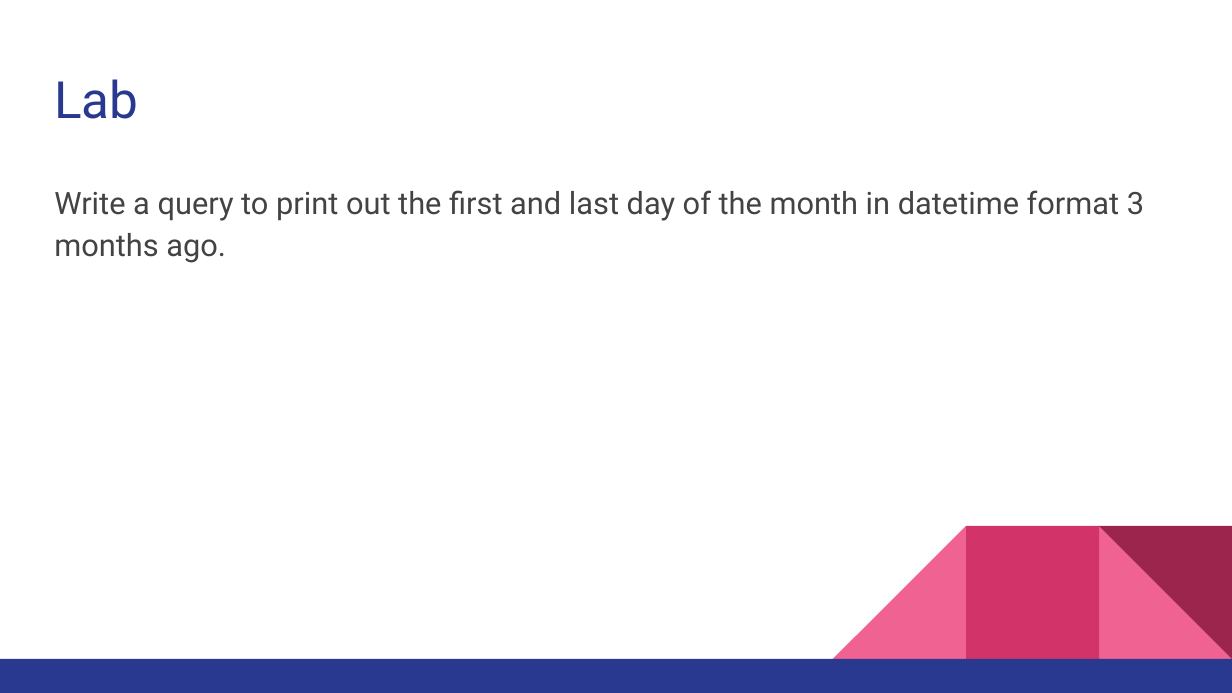
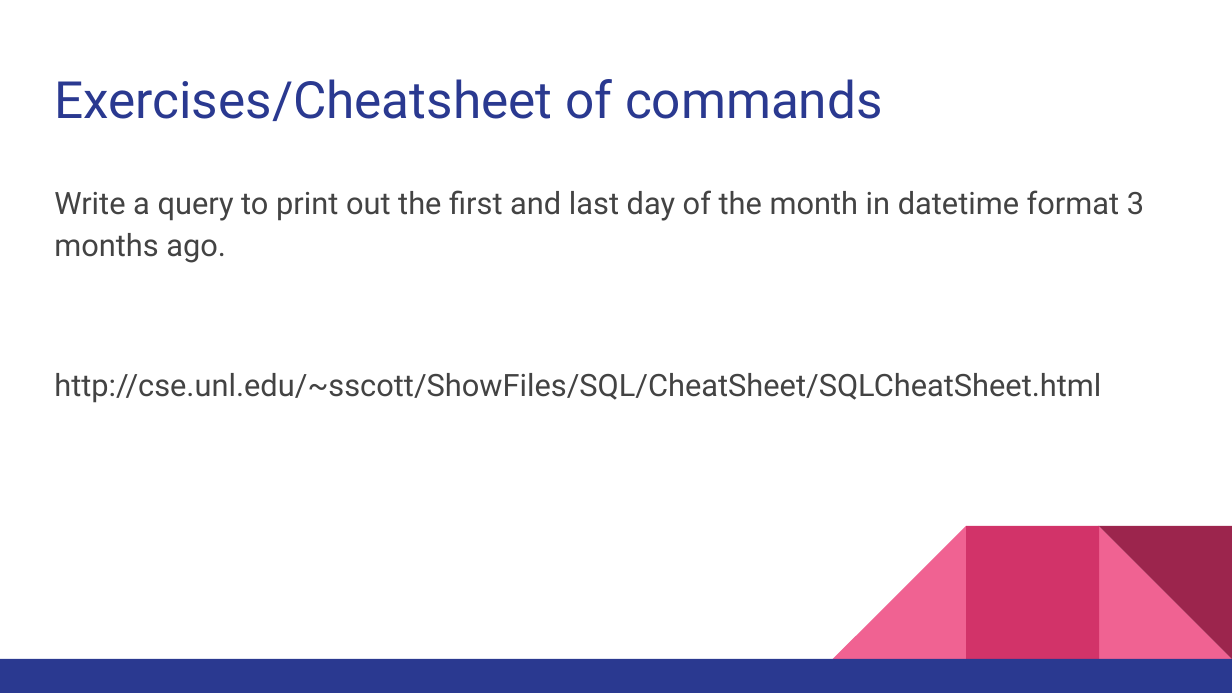
Before and after one commit to ripark/ripark.github.io, a slide deck: slide 20 of s17/SQLPresentation.pptx (slide 17 before the commit). Drawn at 1232x693 pixels with LibreOffice and Linux fonts; fonts in the diff are those of the drawing. Boxes give left, top, right and bottom in pixels: in the first picture for what was removed or moved away, otherwise in the second. Text is boxed around its words. In the diff, an @@ line names an element or a change of style, - is before the commit and + after.

```diff
--- a/s17/SQLPresentation.pptx
+++ b/s17/SQLPresentation.pptx
@@ title at (54,79,883,121): text changed @@
-Lab
+Exercises/Cheatsheet of commands
@@ text at (54,373,1101,403): paragraph added @@
+http://cse.unl.edu/~sscott/ShowFiles/SQL/CheatSheet/SQLCheatSheet.html
```
Also in this commit, not shown: 2 other slides changed, 5 slides added.
